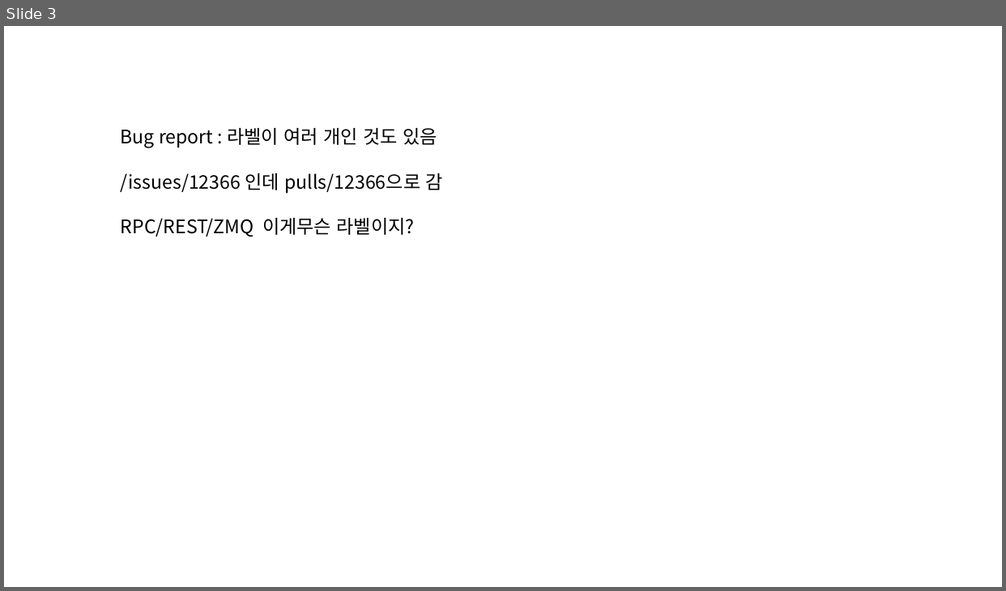
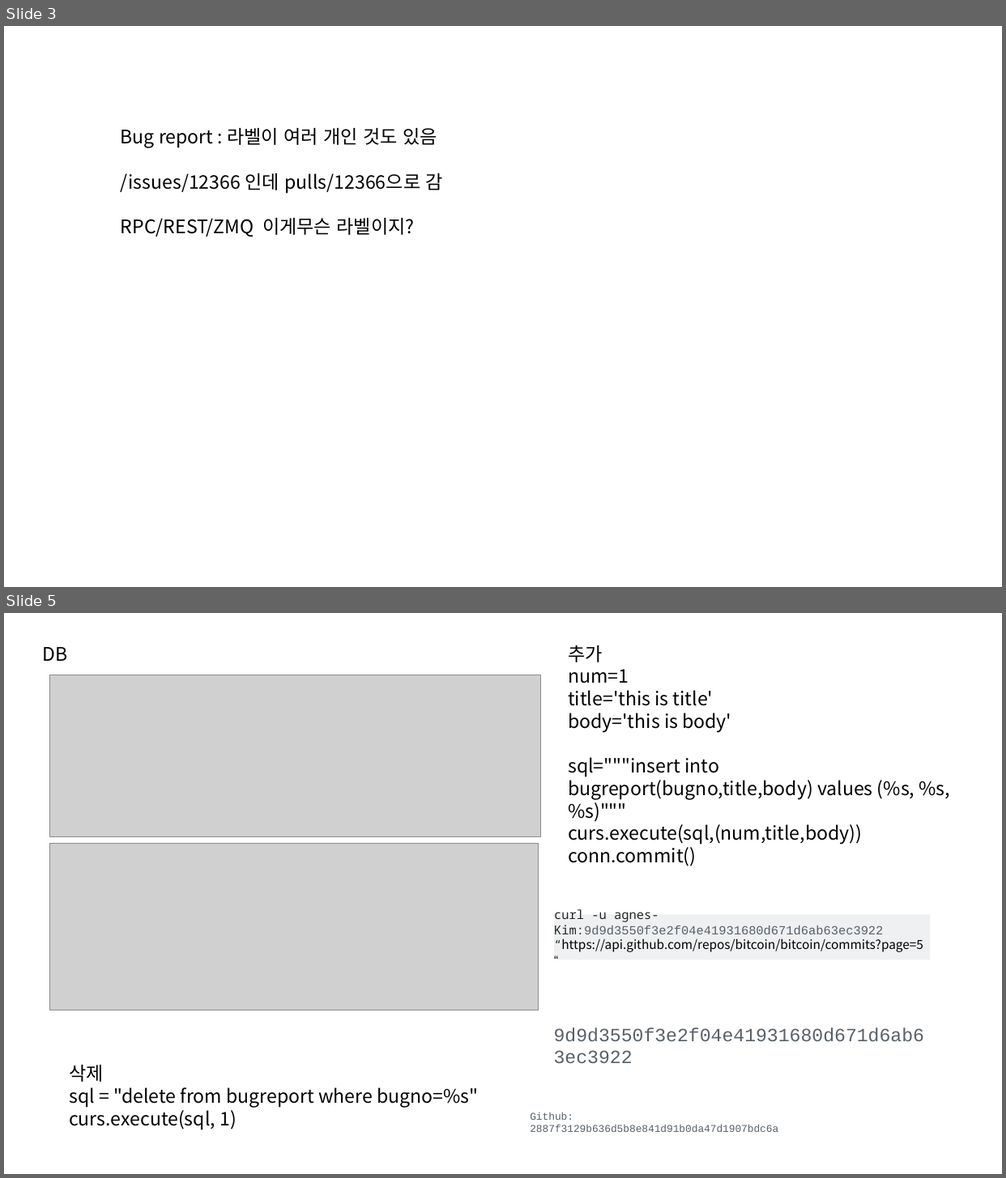
Before and after one commit to Agnes-Kim/finderror, a slide deck: 계획.pptx. Shown one above the other, each under a label of ours: slide 3 before the commit, slides 3 and 5 after it; the slides between them are not shown. The pictures are 1006x591 and 1006x1178 pixels, drawn with LibreOffice and Linux fonts; fonts in the diff are those of the drawing; grey boxes stand for pictures. Boxes give left, top, right and bottom in pixels: in the first picture for what was removed or moved away, otherwise in the second. Text is boxed around its words. In the diff, an @@ line names an element or a change of style, - is before the commit and + after.

```diff
--- a/계획.pptx
+++ b/계획.pptx
@@ slide 5 added at (4,613,1002,1174), background #FFFFFF @@
@@ text added at (42,647,67,661), 18 pt, text #000000 @@
+DB
@@ text added at (568,645,950,845), 18 pt, text #000000 @@
+추가
+num=1
+title='this is title'
+body='this is body'
+sql="""insert into bugreport(bugno,title,body) values (%s, %s, %s)"""
+curs.execute(sql,(num,title,body))
+conn.commit()
@@ picture added at (49,675,541,837) @@
@@ picture added at (49,844,538,1010) @@
@@ text added at (554,925,883,935), 18 pt, text #586069 @@
+9d9d3550f3e2f04e41931680d671d6ab63ec3922
@@ rectangle added at (554,914,930,960), fill #EFF0F1, 12 pt, text #000000 @@
+curl -u agnes-Kim:9d9d3550f3e2f04e41931680d671d6ab63ec3922
+“https://api.github.com/repos/bitcoin/bitcoin/commits?page=5
+“
@@ text added at (69,1065,478,1130), 18 pt, text #000000 @@
+삭제
+sql = "delete from bugreport where bugno=%s"
+curs.execute(sql, 1)
@@ text added at (530,1113,778,1132), 10 pt, text #586069 @@
+Github:
+2887f3129b636d5b8e841d91b0da47d1907bdc6a
```
Also in this commit, not shown: 1 slide changed, 6 other slides added.
